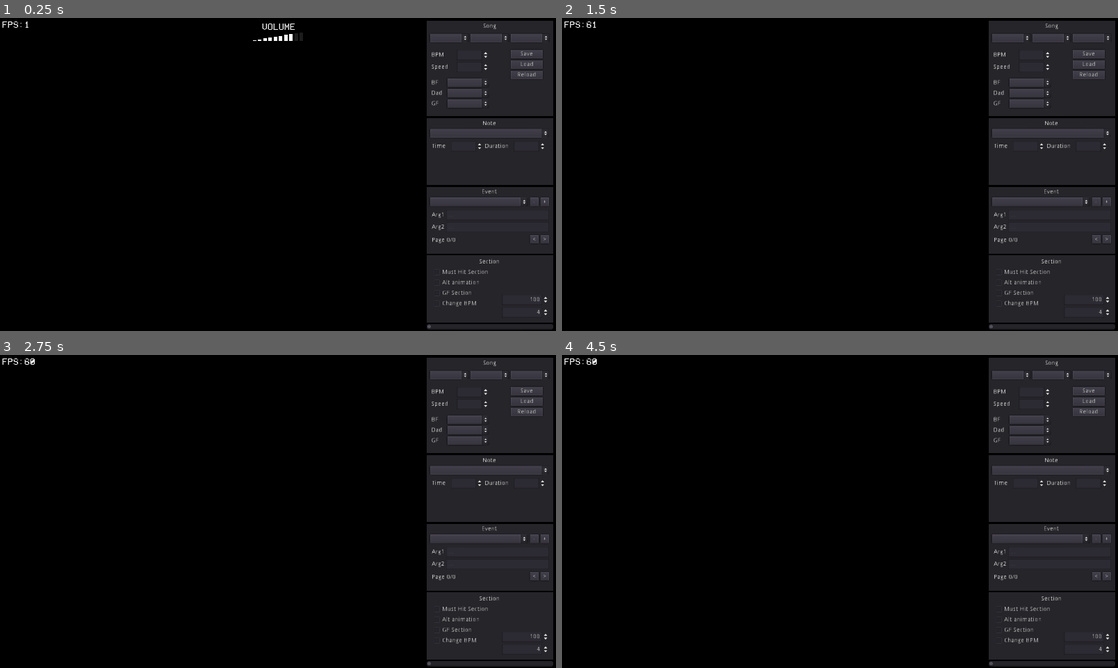
Above: before the commit, frames 1-4 (two rows, left to right).
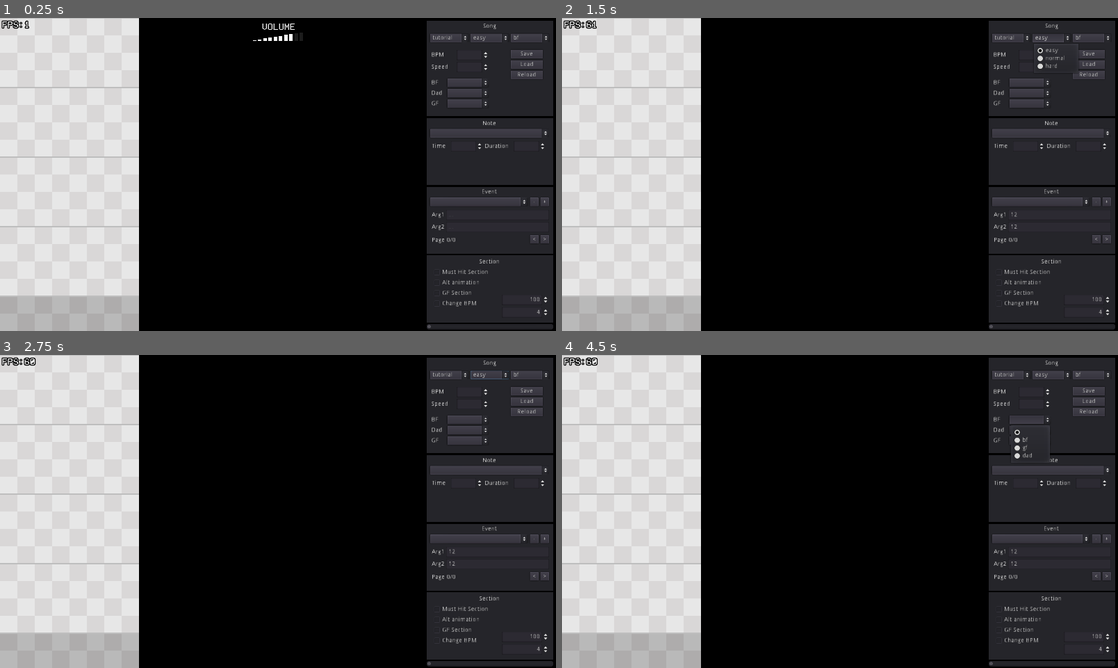
Above: after the commit, the same moments.

Repository: Pocku/Funkin-PandaEngine
Game: Godot game, scene res://source/charter/charter.tscn
Two runs of this game, one before a commit and one after it. Both use one fixed random seed, a clock stepped at 60 frames per second and the inputs below. This scene is started directly instead of the project's main scene.
Inputs (mouse positions are in pixels of both pictures, inside the frame that each line leads up to):
- Up to frame 1 (0.25 s): no input
- Up to frame 2 (1.5 s): click (1056, 215) at 0.52 s; type "12" at 0.6 s; click (1056, 227) at 0.75 s; type "12" at 0.83 s; click (1051, 36) at 1.25 s
- Up to frame 3 (2.75 s): click (489, 373) at 2 s
- Up to frame 4 (4.5 s): click (1012, 373) at 2.75 s; click (1090, 373) at 3.5 s; click (1029, 420) at 4.25 s

The runs differ from the first frame. In frame 1, 25% of the frame differs, in the area x 0-94%, y 0-100%; in frame 2, 25%; in frame 3, 25%; in frame 4, 25%.
Error before the commit: Parse Error: Can't preload resource at path: res://assets/images/event-icon.png (res://source/charter/charter.gd:47)
Error after the commit: Invalid get index 'song' (on base: 'Nil'). (res://source/charter/charter.gd:298)

Commit message:
backup cus lol

Diff:
--- a/source/autoload/flash.tscn
+++ b/source/autoload/flash.tscn
@@ -9,5 +9,6 @@
 [node name="Rect" type="ColorRect" parent="."]
 margin_right = 1280.0
 margin_bottom = 720.0
+mouse_filter = 2
 
 [node name="Tween" type="Tween" parent="."]
--- a/source/autoload/game.gd
+++ b/source/autoload/game.gd
@@ -131,7 +131,7 @@
 	return weeksData[weekName][0]==true;
 
 func getCharacterList():
-	var rawList=getFilesInFolder("source/gameplay/characters/");
+	var rawList=getFileTxt("assets/data/characters")
 	var list=[];
 	for i in len(rawList):
 		if !str(rawList[i]).ends_with(".gd"):
@@ -140,12 +140,12 @@
 	return list;
 
 func getStageList():
-	var list=getFilesInFolder("source/gameplay/stages/");
+	var list=getFileTxt("assets/data/stages")
 	for i in len(list): list[i]=str(list[i]).replace(".tscn","");
 	return list;
 
 func getSongList():
-	return getFilesInFolder("assets/songs/");
+	return songsData.keys();
 
 func getWeekData(weekId):
 	var f=File.new();
@@ -156,7 +156,7 @@
 
 func getWeekList():
 	var list=[];
-	for i in getFileTxt("assets/data/week-list"):
+	for i in getFileTxt("assets/data/weeks"):
 		var weekName=str(i).replace(".json","");
 		list.append(weekName);
 	print(list)
@@ -180,14 +180,3 @@
 		data.append(line);
 	f.close();
 	return data;
-
-func getFilesInFolder(path):
-	var files=[];
-	var dir=Directory.new();
-	dir.open("res://"+path);
-	dir.list_dir_begin(true);
-	var file = dir.get_next();
-	while file!='':
-		files+=[file];
-		file=dir.get_next();
-	return files;
--- a/source/charter/charter.gd
+++ b/source/charter/charter.gd
@@ -44,7 +44,7 @@
 	"prev":$UI/Tabs/Event/Prev,
 	"pageLabel":$UI/Tabs/Event/PageLabel
 }
-var eventIcon=preload("res://assets/images/event-icon.png");
+var eventIcon=preload("res://assets/images/misc/event-icon.png");
 var font=DynamicFont.new();
 
 var chart={};
--- a/source/menus/title-screen/title-screen.gd
+++ b/source/menus/title-screen/title-screen.gd
@@ -120,5 +120,5 @@
 
 func getRandomText():
 	randomize();
-	var list=Game.getFileTxt("assets/data/intro-text");
+	var list=Game.getFileTxt("assets/data/intro-texts");
 	return list[randi()%(len(list)-1)]
Not shown, added: assets/data/characters.txt
Renamed: assets/data/intro-text.txt -> assets/data/intro-texts.txt
Not shown, added: assets/data/stages.txt
Renamed: assets/data/week-list.txt -> assets/data/weeks.txt
Not shown, changed: export_presets.cfg
